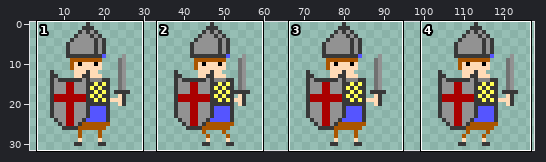
Two versions of one sprite sheet, res/KnightSheet.png. The first picture is a wide view before the edit; the outline marks the close-up.
Close-up. Before:
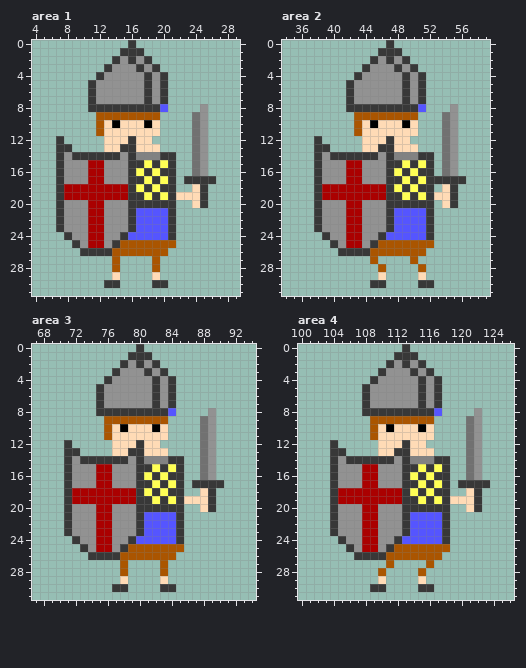
The file is 128x32 pixels. Shown: area 1: x 4..29, y 0..31; area 2: x 34..59, y 0..31; area 3: x 67..94, y 0..31; area 4: x 100..126, y 0..31. The wide view leaves out empty margins.
After the commit:
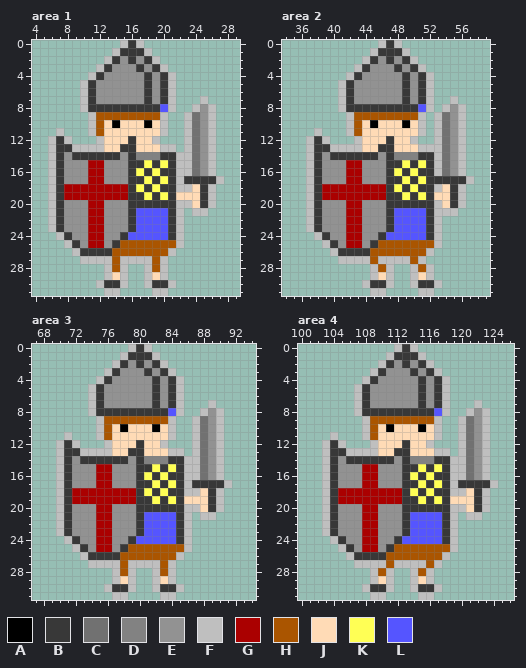
Palette (. is transparent): A #000000  B #383838  C #717171  D #828282  E #929292  F #bfbfbf  G #aa0000  H #aa5500  J #ffdbb6  K #ffff55  L #5555ff
From old to new:
Changed rows in their new state; - is an unchanged pixel.
Area 1:
first column x 6:
 0 ---------F-F----------
 1 --------F---F---------
 2 -------F-----F--------
 3 ------F-------F-------
 4 -----F---------F------
 5 ----F----------F------
 6 ----F----------F------
 7 ----F----------F---F--
 8 ----F----------F--F-F-
 9 -----F--------F--F--F-
10 -----F--------F--F--F-
11 -F---F--------F--F--F-
12 F-F---F------F---F--F-
13 F--FFFF-------FF-F--F-
14 F---------------FF--F-
15 F---------------FF--F-
16 F---------------FF--F-
17 F---------------F----F
18 F---------------FF--F-
19 F-------------------F-
20 F---------------FF--F-
21 F---------------F-FF--
22 F---------------F-----
23 F---------------F-----
24 -F--------------F-----
25 --F-------------F-----
26 ---F-----------F------
27 ----FFFF-FFFF-F-------
28 -------F-F--F-F-------
29 -------F-F--F-F-------
30 ------F--F--F--F------
31 -------FF----FF-------
Area 2:
first column x 37:
 0 ---------F-F---------
 1 --------F---F--------
 2 -------F-----F-------
 3 ------F-------F------
 4 -----F---------F-----
 5 ----F----------F-----
 6 ----F----------F-----
 7 ----F----------F--F--
 8 ----F----------F-F-F-
 9 -----F--------F-F--F-
10 -----F--------F-F--F-
11 -F---F--------F-F--F-
12 F-F---F------F--F--F-
13 F--FFFF-------FFF--F-
14 F---------------F--F-
15 F---------------F--F-
16 F---------------F--F-
17 F-------------------F
18 F---------------F--F-
19 F------------------F-
20 F---------------F--F-
21 F---------------FFF--
22 F---------------F----
23 F---------------F----
24 -F--------------F----
25 --F-------------F----
26 ---F-----------F-----
27 ----FFFF-FFFF-F------
28 --------F-F--F-F-----
29 --------F-F--F-F-----
30 -------F--F--F--F----
31 --------FF----FF-----
Area 3:
first column x 70:
 0 ---------F-F----------
 1 --------F---F---------
 2 -------F-----F--------
 3 ------F-------F-------
 4 -----F---------F------
 5 ----F----------F------
 6 ----F----------F------
 7 ----F----------F---F--
 8 ----F----------F--F-F-
 9 -----F--------F--F--F-
10 -----F--------F--F--F-
11 -F---F--------F--F--F-
12 F-F---F------F---F--F-
13 F--FFFF-------FF-F--F-
14 F---------------FF--F-
15 F---------------FF--F-
16 F---------------FF--F-
17 F---------------F----F
18 F---------------FF--F-
19 F-------------------F-
20 F---------------FF--F-
21 F---------------F-FF--
22 F---------------F-----
23 F---------------F-----
24 -F--------------F-----
25 --F-------------F-----
26 ---F-----------F------
27 ----FFFF-FFFF-F-------
28 -------F-F--F-F-------
29 -------F-F--F-F-------
30 ------F--F--F--F------
31 -------FF----FF-------
Area 4:
first column x 103:
 0 ---------F-F----------
 1 --------F---F---------
 2 -------F-----F--------
 3 ------F-------F-------
 4 -----F---------F------
 5 ----F----------F------
 6 ----F----------F------
 7 ----F----------F---F--
 8 ----F----------F--F-F-
 9 -----F--------F--F--F-
10 -----F--------F--F--F-
11 -F---F--------F--F--F-
12 F-F---F------F---F--F-
13 F--FFFF-------FF-F--F-
14 F---------------FF--F-
15 F---------------FF--F-
16 F---------------FF--F-
17 F---------------F----F
18 F---------------FF--F-
19 F-------------------F-
20 F---------------FF--F-
21 F---------------F-FF--
22 F---------------F-----
23 F---------------F-----
24 -F--------------F-----
25 --F-------------F-----
26 ---F-----------F------
27 ----FFFF-FFFF-F-------
28 ------F-F--F-F--------
29 ------F-F--F-F--------
30 -----F--F--F--F-------
31 ------FF----FF--------
Where, in picture pixels (left, top, right, bottom), the same in both close-ups:
added: (48, 40, 224, 296)
added: (306, 40, 474, 296)
added: (56, 344, 232, 600)
added: (322, 344, 498, 600)
